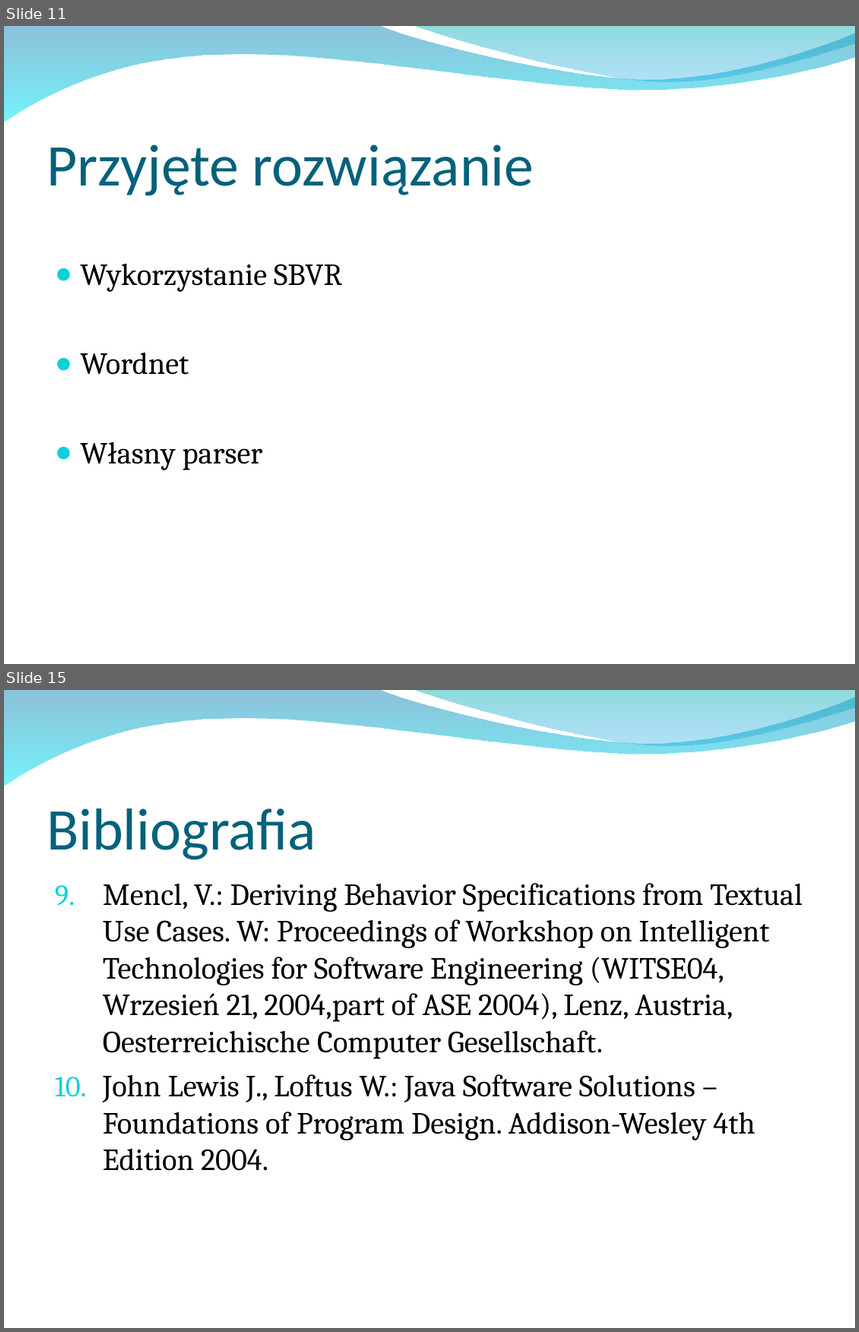
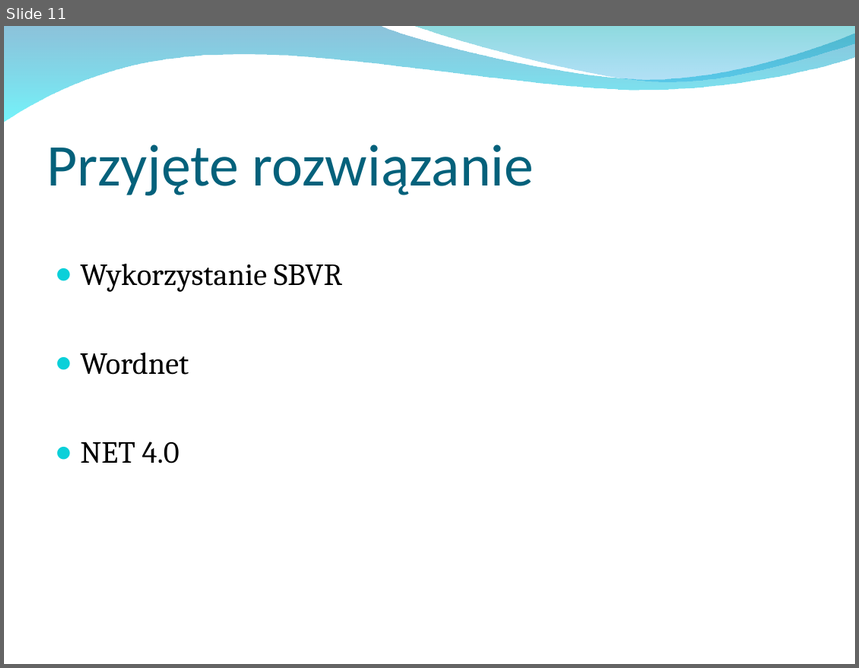
Before and after one commit to ges0/mgr, a slide deck: prezentacje/Seminarium1.ppt. Shown one above the other, each under a label of ours: slides 11 and 15 before the commit, slide 11 after it; the slides between them are not shown. The pictures are 859x1332 and 859x668 pixels, drawn with LibreOffice and Linux fonts; fonts in the diff are those of the drawing; background and template pictures are left out. Boxes give left, top, right and bottom in pixels: in the first picture for what was removed or moved away, otherwise in the second. Text is boxed around its words. In the diff, an @@ line names an element or a change of style, - is before the commit and + after.

```diff
--- a/prezentacje/Seminarium1.ppt
+++ b/prezentacje/Seminarium1.ppt
@@ slide 15 removed at bbox=[4, 690, 855, 1328], background picture (left out); not listed: 2 template elements that a slide beside it also shows @@
@@ title removed at bbox=[47, 809, 316, 860] @@
-Bibliografia
@@ text removed at bbox=[103, 883, 803, 1171] @@
-9. Mencl, V.: Deriving Behavior Specifications from Textual Use Cases. W: Proceedings of Workshop on Intelligent Technologies for Software Engineering (WITSE04, Wrzesień 21, 2004,part of ASE 2004), Lenz, Austria, Oesterreichische Computer Gesellschaft.
-10. John Lewis J., Loftus W.: Java Software Solutions – Foundations of Program Design. Addison-Wesley 4th Edition 2004.
@@ slide 11 changed as well @@
@@ text at bbox=[80, 442, 180, 464]: text changed @@
-● Własny parser
+● NET 4.0
```
Also in this commit, not shown: 6 other slides changed, 1 slide added, 2 other slides removed.
